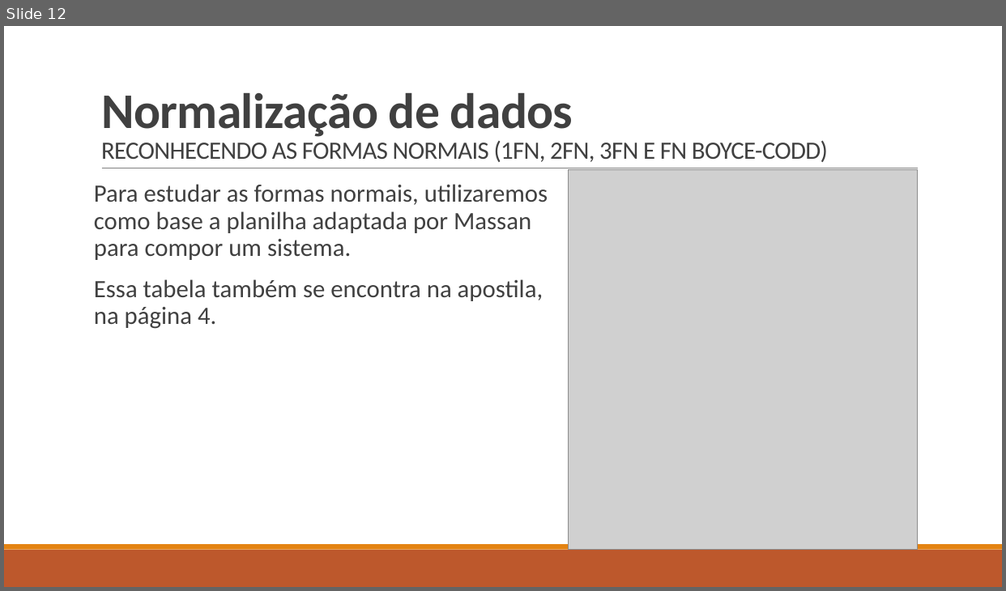
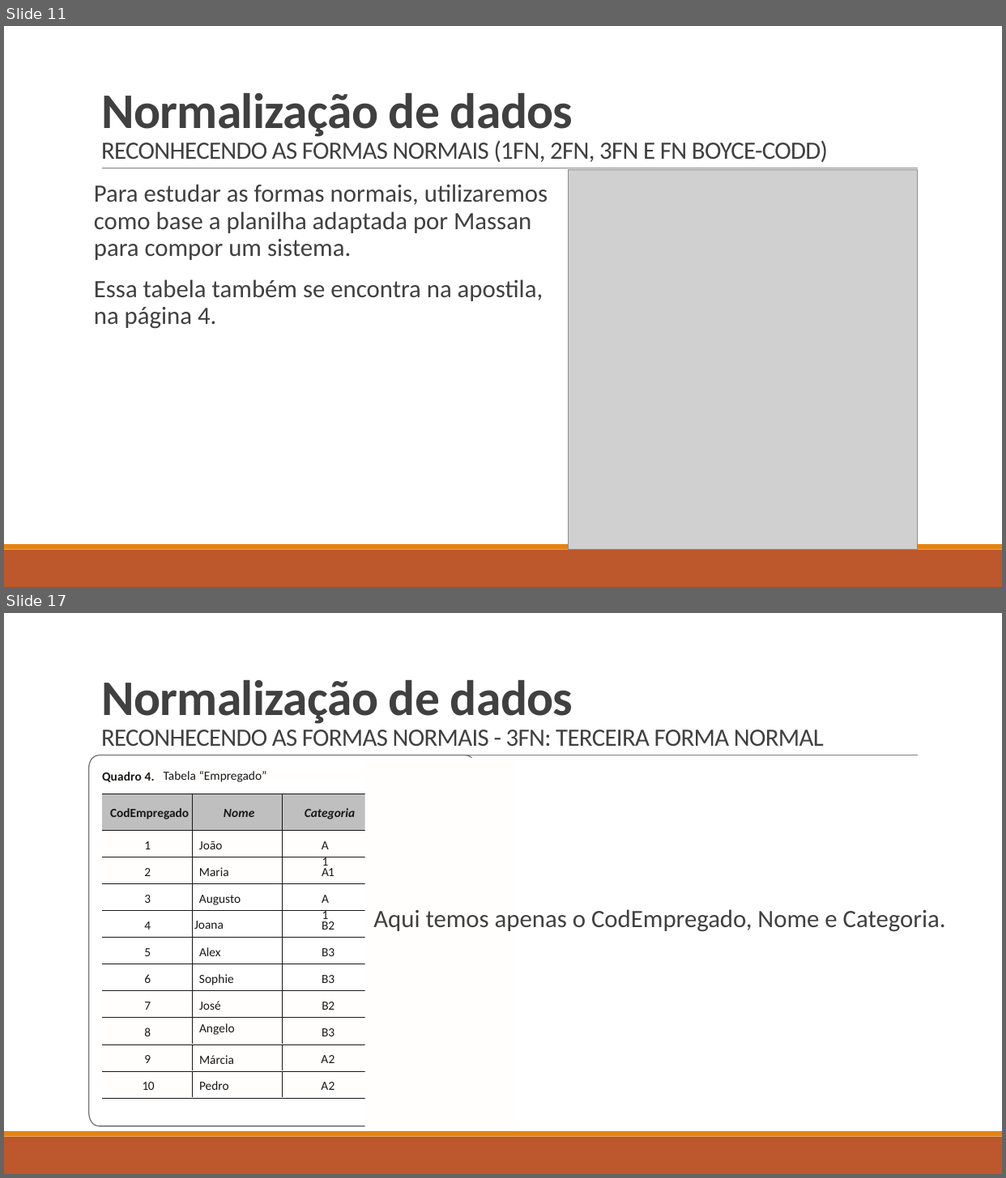
Before and after one commit to LucasHerculanoAmaro/Minhas-Aulas, a slide deck: Euripedes Simões de Paula/Banco de Dados/Aula 6/Normalização de dados.pptx. Shown one above the other, each under a label of ours: slide 12 before the commit, slides 11 and 17 after it; the slides between them are not shown. The pictures are 1006x591 and 1006x1178 pixels, drawn with LibreOffice and Linux fonts; fonts in the diff are those of the drawing; grey boxes stand for pictures. Boxes give left, top, right and bottom in pixels: in the first picture for what was removed or moved away, otherwise in the second. Text is boxed around its words. In the diff, an @@ line names an element or a change of style, - is before the commit and + after.

Commit message:
Adicionando aula 6 de Banco de Dados

```diff
--- a/Euripedes Simões de Paula/Banco de Dados/Aula 6/Normalização de dados.pptx
+++ b/Euripedes Simões de Paula/Banco de Dados/Aula 6/Normalização de dados.pptx
@@ slide 17 added at box(4, 613, 1002, 1174), background #FFFFFF; not listed: 3 template elements that a slide beside it also shows @@
@@ title added at box(101, 680, 824, 746), 24 pt, text #404040 @@
+Normalização de dados
+RECONHECENDO AS FORMAS NORMAIS - 3FN: TERCEIRA FORMA NORMAL
@@ group added at box(88, 756, 513, 1130): 88 freeform shapes, 35 texts @@
+CodEmpregado
+Nome
+Categoria
+1
+João
+A1
+2
+Maria
+A1
+3
+Augusto
+A1
+4
+Joana
+B2
+5
+Alex
+B3
+6
+Sophie
+B3
+7
+José
+B2
+8
+Angelo
+B3
+9
+Márcia
+A2
+10
+Pedro
+A2
+Quadro 4.
+Tabela “Empregado”
@@ text added at box(373, 909, 946, 932), 24 pt, text #404040 @@
+Aqui temos apenas o CodEmpregado, Nome e Categoria.
@@ what was slide 12 is now slide 11 @@
```
Also in this commit, not shown: 1 slide changed, 7 other slides added, 1 slide removed, 9 other files.
